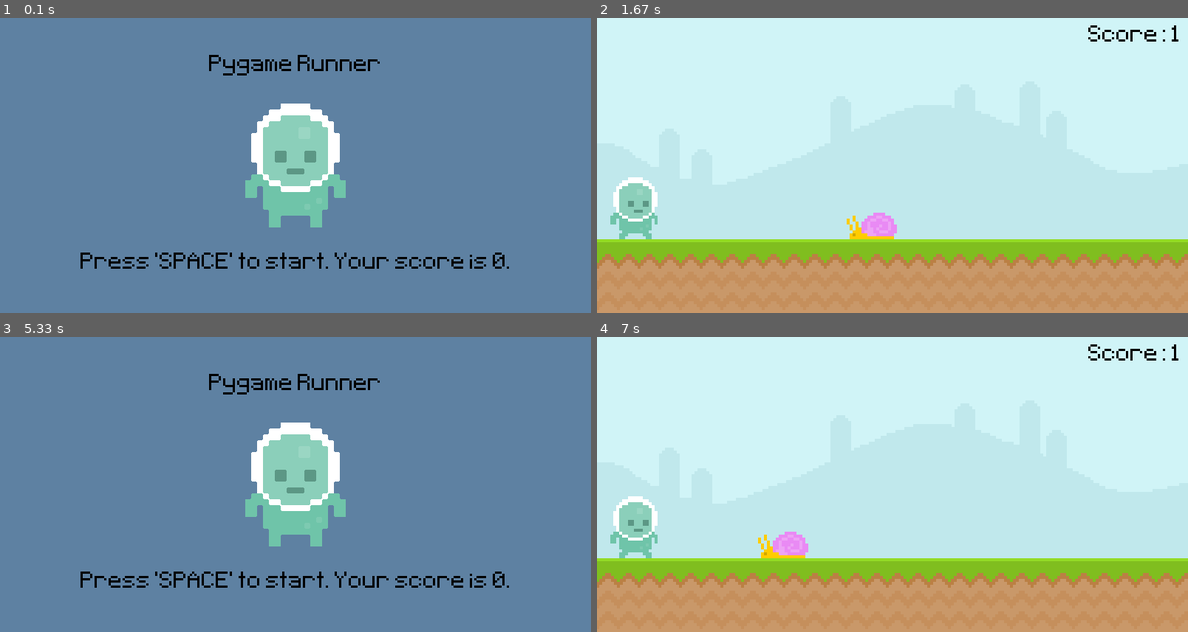
Above: before the commit, frames 1-4 (two rows, left to right).
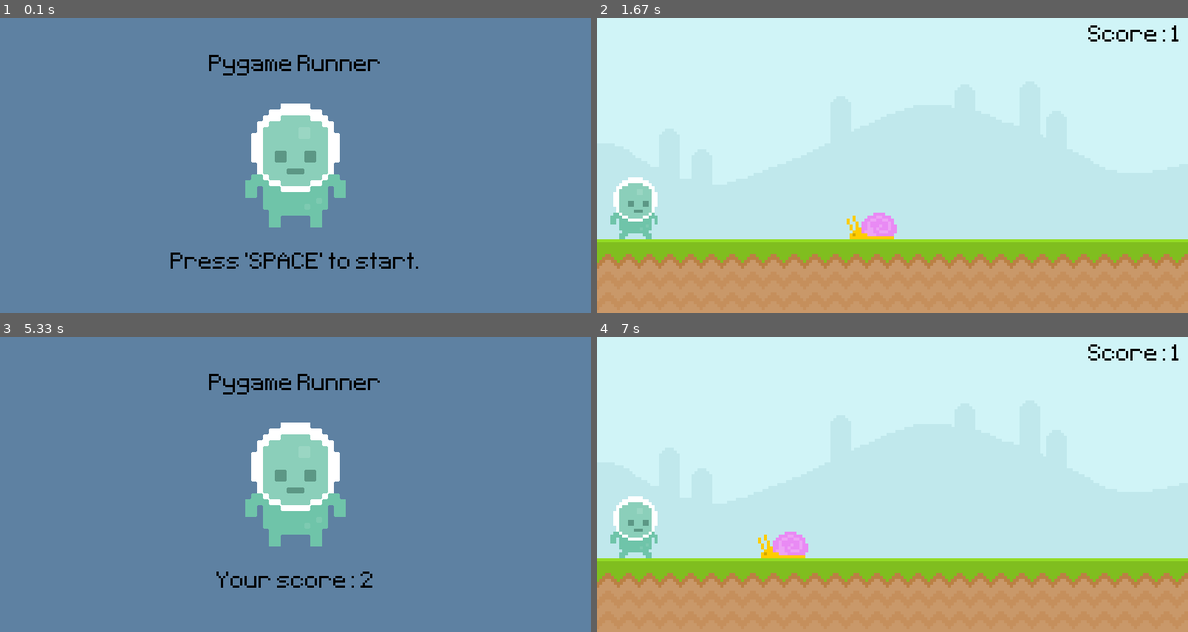
Above: after the commit, the same moments.

Repository: Zain-Khoso/pygame-runner
Game: pygame game, started from main.py
Two runs of this game, one before a commit and one after it. Both use one fixed random seed, a clock stepped at 60 frames per second and the inputs below.
Inputs (mouse positions are in pixels of both pictures, inside the frame that each line leads up to):
- Up to frame 1 (0.1 s): no input
- Up to frame 2 (1.67 s): click (892, 165) at 0.38 s; click (632, 206) at 0.72 s
- Up to frame 3 (5.33 s): tap Space at 2, 4.5 s; click (277, 434) at 2.88 s; click (35, 525) at 3.22 s
- Up to frame 4 (7 s): click (916, 472) at 5.38 s; click (632, 525) at 5.72 s

The runs differ from the first frame. In frame 1, 1.4% of the frame differs, in the area x 13-87%, y 79-85%; in frame 2, nothing differs; in frame 3, 1.2%; in frame 4, nothing differs.

Commit message:
update: Score Text

Diff:
--- a/main.py
+++ b/main.py
@@ -7,6 +7,7 @@
     score_surf = font.render(f"Score: {int(current_time / 1000)}", False, "Black")
     score_rect = score_surf.get_rect(topright=(790, 10))
     screen.blit(score_surf, score_rect)
+    return current_time
 
 
 pygame.init()
@@ -16,6 +17,7 @@
 font = pygame.font.Font("font/Pixeltype.ttf", 50)
 game_active = False
 start_time = 0
+score = 0
 
 sky_surf = pygame.image.load("graphics/Sky.png").convert()
 groung_surf = pygame.image.load("graphics/ground.png").convert()
@@ -35,11 +37,6 @@
 ).convert_alpha()
 player_stand_surf = pygame.transform.scale2x(player_stand_surf)
 player_stand_rect = player_stand_surf.get_rect(center=(400, 200))
-
-instructions_surf = font.render(
-    "Press 'SPACE' to start. Your score is 0.", False, "Black"
-)
-instructions_rect = instructions_surf.get_rect(midbottom=(400, 350))
 
 
 while True:
@@ -67,7 +64,7 @@
         screen.blit(sky_surf, (0, 0))
         screen.blit(groung_surf, (0, 300))
 
-        display_score()
+        score = display_score()
 
         snail_rect.x -= 6
         if snail_rect.right <= 0:
@@ -85,6 +82,17 @@
             game_active = False
             snail_rect.left = 800
     else:
+        instructions_surf = font.render(
+            (
+                "Press 'SPACE' to start."
+                if score == 0
+                else f"Your score: {int(score/1000)}"
+            ),
+            False,
+            "Black",
+        )
+        instructions_rect = instructions_surf.get_rect(midbottom=(400, 350))
+
         screen.fill((94, 129, 162))
         screen.blit(title_surf, title_rect)
         screen.blit(player_stand_surf, player_stand_rect)
